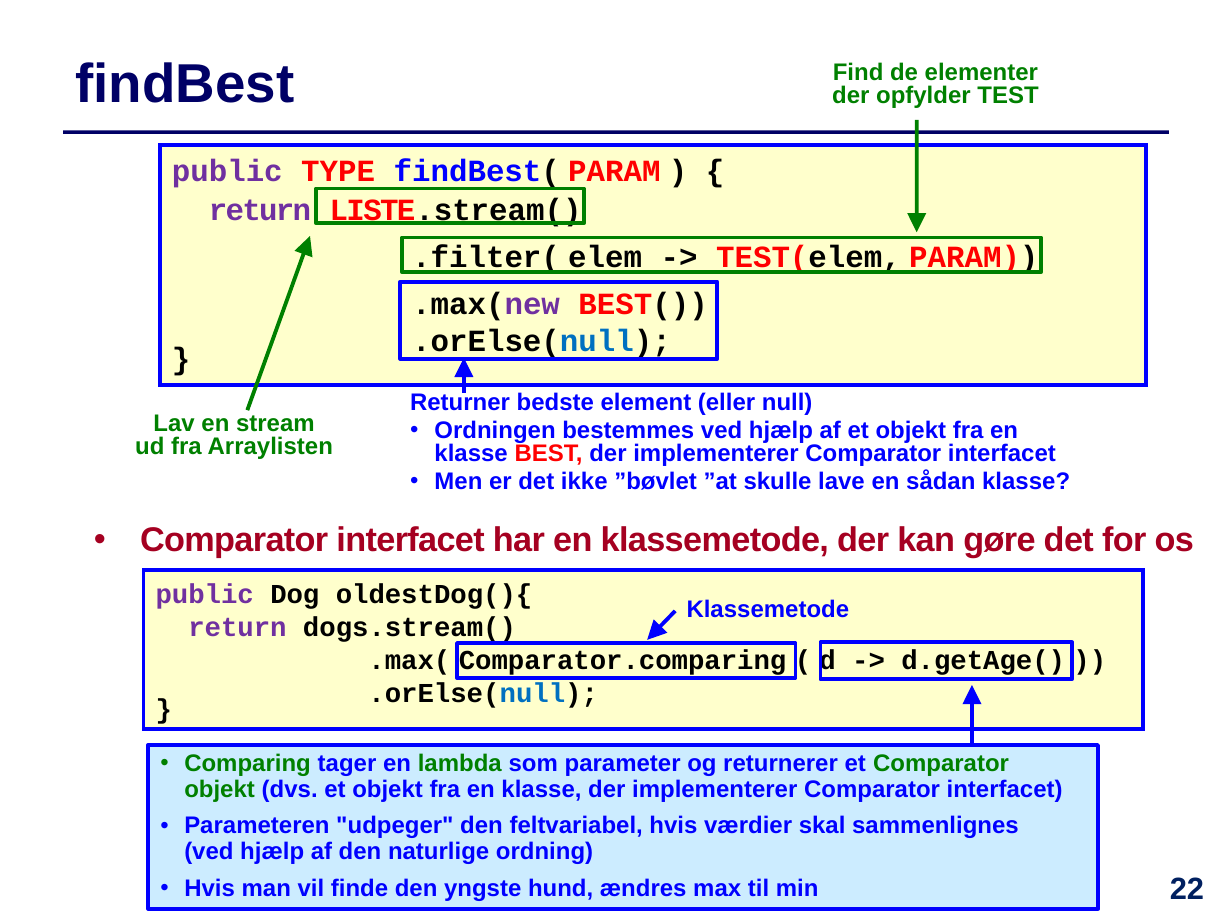
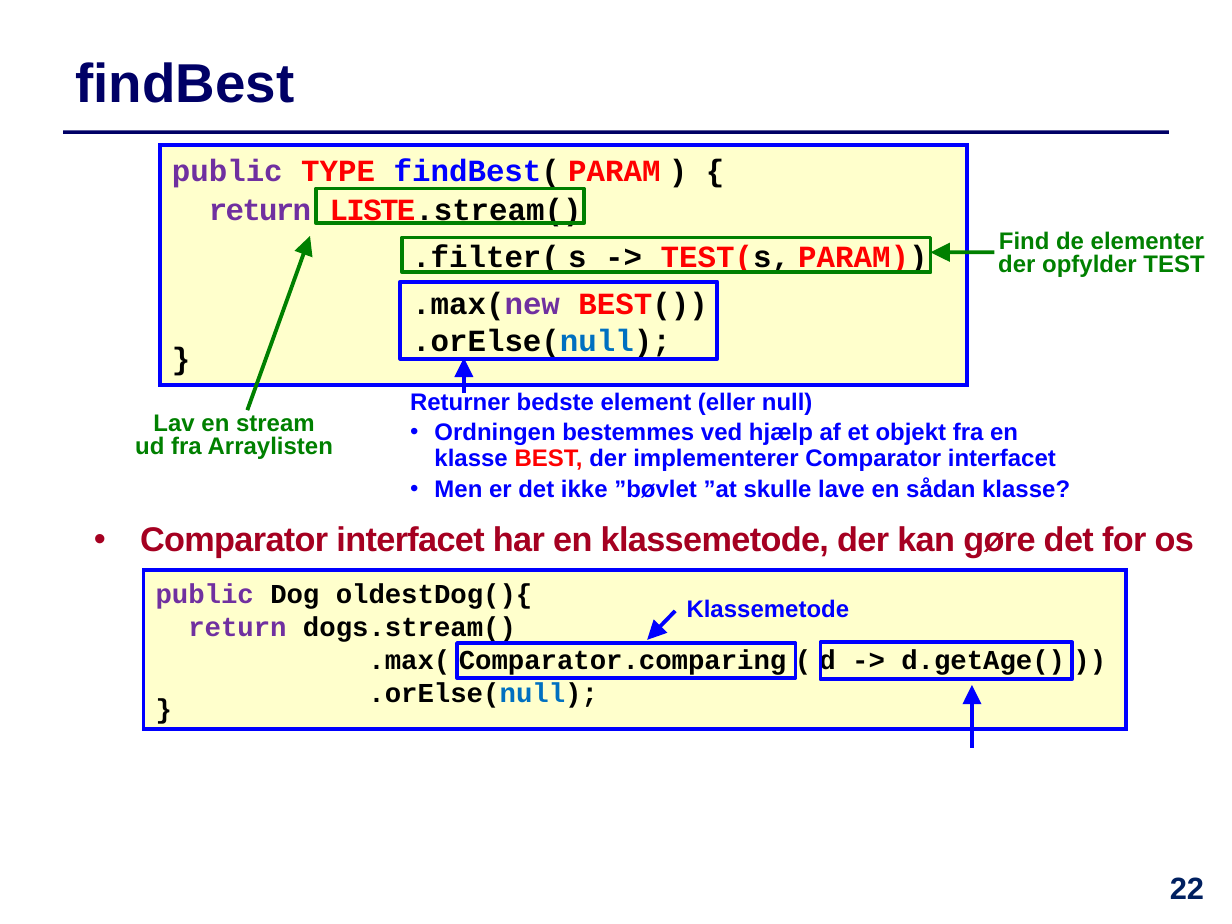
Before and after one commit to IntProgAU/Materiale, a slide deck: slide 22 of web/e23/uge_5b/Slides-Uge5-Torsdag.pptx. Drawn at 1232x924 pixels with LibreOffice and Linux fonts; fonts in the diff are those of the drawing. Boxes give left, top, right and bottom in pixels: in the first picture for what was removed or moved away, otherwise in the second. Text is boxed around its words. In the diff, an @@ line names an element or a change of style, - is before the commit and + after.

```diff
--- a/web/e23/uge_5b/Slides-Uge5-Torsdag.pptx
+++ b/web/e23/uge_5b/Slides-Uge5-Torsdag.pptx
@@ rectangle "public TYPE findBest( PARAM ) ...": place and size @@
-rectangle "public TYPE findBest( PARAM ) ..." at (160, 144, 1146, 384)
+rectangle "public TYPE findBest( PARAM ) ..." at (160, 144, 967, 384)
@@ rectangle: place and size @@
-rectangle at (402, 238, 1040, 272)
+rectangle at (402, 238, 930, 272)
@@ text "Find de elementer der opfylder ...": place and size @@
-text "Find de elementer der opfylder ..." at (832, 62, 1038, 108)
+text "Find de elementer der opfylder ..." at (998, 231, 1204, 277)
@@ text in rectangle at (412, 245, 927, 274): text changed @@
-.filter( elem -> TEST(elem, PARAM))
+.filter( s -> TEST(s, PARAM))
@@ arrow moved from (917, 120) - (917, 233) to (994, 253) - (930, 253) @@
@@ text at (434, 422, 1070, 498): line spacing 0.8 to 0.9 @@
@@ rectangle "public Dog oldestDog(){": place and size @@
-rectangle "public Dog oldestDog(){" at (143, 570, 1143, 729)
+rectangle "public Dog oldestDog(){" at (143, 570, 1126, 729)
@@ rectangle removed at (148, 745, 1098, 909) @@
-• Comparing tager en lambda som parameter og returnerer et Comparator objekt (dvs. et objekt fra en klasse, der implementerer Comparator interfacet)
-• Parameteren "udpeger" den feltvariabel, hvis værdier skal sammenlignes
-  (ved hjælp af den naturlige ordning)
-• Hvis man vil finde den yngste hund, ændres max til min
```
Also in this commit, not shown: 8 other slides changed, 1 slide added, 1 other file.
